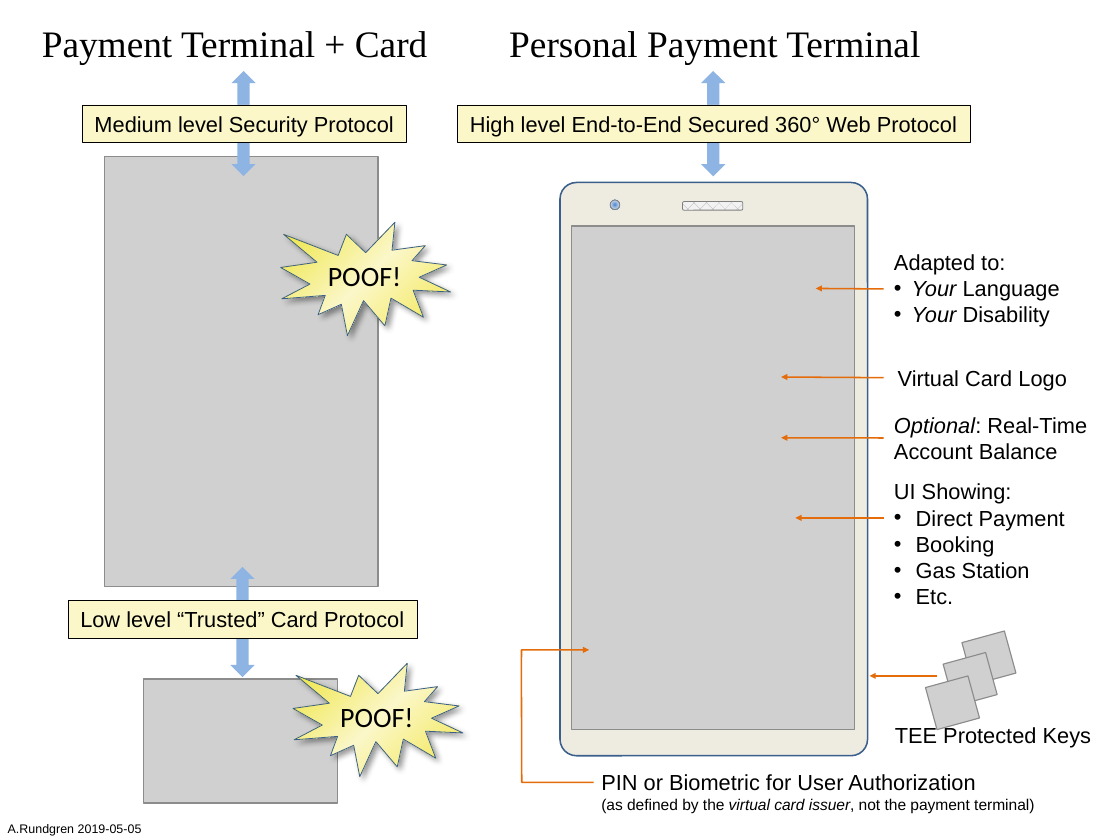
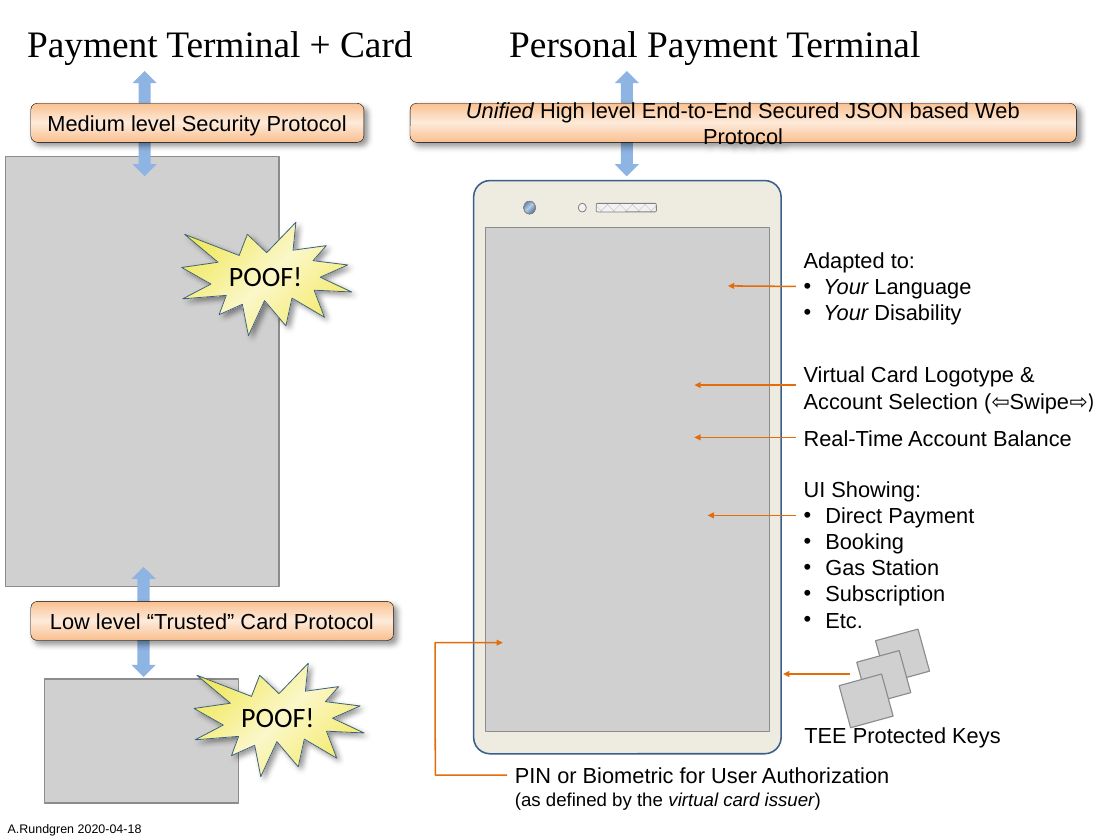
Before and after one commit to cyberphone/doc, a slide deck: slide 1 of saturn/personal-payment-terminal.pptx. Drawn at 1120x840 pixels with LibreOffice and Linux fonts; fonts in the diff are those of the drawing; grey boxes stand for pictures. Boxes give left, top, right and bottom in pixels: in the first picture for what was removed or moved away, otherwise in the second. Text is boxed around its words. In the diff, an @@ line names an element or a change of style, - is before the commit and + after.

```diff
--- a/saturn/personal-payment-terminal.pptx
+++ b/saturn/personal-payment-terminal.pptx
@@ text "Payment Terminal + Card": place and size @@
-text "Payment Terminal + Card" at <box>42,31,428,64</box>
+text "Payment Terminal + Card" at <box>27,31,413,64</box>
@@ 2 pictures, 2 irregular seals, 2 up down arrows: place and size @@
-2 pictures, 2 irregular seals, 2 up down arrows at <box>104,71,464,803</box>
+2 pictures, 2 irregular seals, 2 up down arrows at <box>6,71,364,803</box>
@@ rounded rectangle "Medium level Security Protocol": place and size @@
-rounded rectangle "Medium level Security Protocol" at <box>83,105,407,143</box>
+rounded rectangle "Medium level Security Protocol" at <box>31,103,364,142</box>
@@ vertical alignment top to middle; rectangle to rounded rectangle; fill #FBF7C9 to gradient #FAC090 to #FDEADA; shadow on in 3 elements at <box>31,601,394,641</box>, <box>31,103,364,142</box>, <box>410,103,1076,142</box> @@
@@ rounded rectangle "Unified High level End-to-End Secured ...": place and size @@
-rounded rectangle "Unified High level End-to-End Secured ..." at <box>457,105,970,143</box>
+rounded rectangle "Unified High level End-to-End Secured ..." at <box>410,103,1076,142</box>
@@ text in rounded rectangle at <box>466,101,1019,149</box>: text changed @@
-High level End-to-End Secured 360° Web Protocol
+Unified High level End-to-End Secured JSON based Web Protocol
@@ ellipse added at <box>524,202,535,214</box>, fill gradient #376092 to #B9CDE5, outline #808080 0.5 pt @@
@@ ellipse: place and size @@
-ellipse at <box>610,200,620,211</box>
+ellipse at <box>578,204,586,213</box>
@@ ellipse at <box>578,204,586,213</box>: fill gradient #558ED5 to #B9CDE5 to #F2F2F2 @@
@@ 3 pictures, 3 arrows, 1 up down arrow, 1 rounded rectangle: place and size @@
-3 pictures, 3 arrows, 1 up down arrow, 1 rounded rectangle at <box>571,71,1015,730</box>
+3 pictures, 3 arrows, 1 up down arrow, 1 rounded rectangle at <box>486,71,929,731</box>
@@ text "Adapted to:": place and size @@
-text "Adapted to:" at <box>894,254,1060,327</box>
+text "Adapted to:" at <box>804,252,971,325</box>
@@ text at <box>823,279,971,325</box>: indent changed @@
@@ arrow moved from (884, 377) - (781, 377) to (796, 385) - (694, 385) @@
@@ text at <box>804,366,1069,413</box>: text changed @@
-Virtual Card Logo
+Virtual Card Logotype &
+Account Selection (⇦Swipe⇨)
@@ text at <box>804,430,1072,447</box>: text changed @@
-Optional: Real-Time
-Account Balance
+Real-Time Account Balance
@@ text "UI Showing:": place and size @@
-text "UI Showing:" at <box>894,483,1065,605</box>
+text "UI Showing:" at <box>804,481,974,629</box>
@@ text at <box>825,585,945,606</box>: paragraph added @@
+• Subscription
@@ rounded rectangle "Low level “Trusted” Card Protocol": place and size @@
-rounded rectangle "Low level “Trusted” Card Protocol" at <box>68,600,418,638</box>
+rounded rectangle "Low level “Trusted” Card Protocol" at <box>31,601,394,641</box>
@@ 1 rounded rectangle, 1 arrow, 1 freeform shape: place and size @@
-1 rounded rectangle, 1 arrow, 1 freeform shape at <box>522,183,884,782</box>
+1 rounded rectangle, 1 arrow, 1 freeform shape at <box>435,180,796,775</box>
@@ picture: place and size @@
-picture at <box>944,652,997,706</box>
+picture at <box>856,650,910,704</box>
@@ text "TEE Protected Keys": place and size @@
-text "TEE Protected Keys" at <box>895,726,1091,748</box>
+text "TEE Protected Keys" at <box>804,726,1000,748</box>
@@ text at <box>515,767,889,810</box>: text changed; size 10 to 14 pt @@
-PIN or Biometric for User Authorization
-(as defined by the virtual card issuer, not the payment terminal)
+PIN or Biometric for User Authorization
+(as defined by the virtual card issuer)
@@ text at <box>8,824,142,836</box>: text changed @@
-A.Rundgren 2019-05-05
+A.Rundgren 2020-04-18
```
Also in this commit, not shown: 1 other file.
